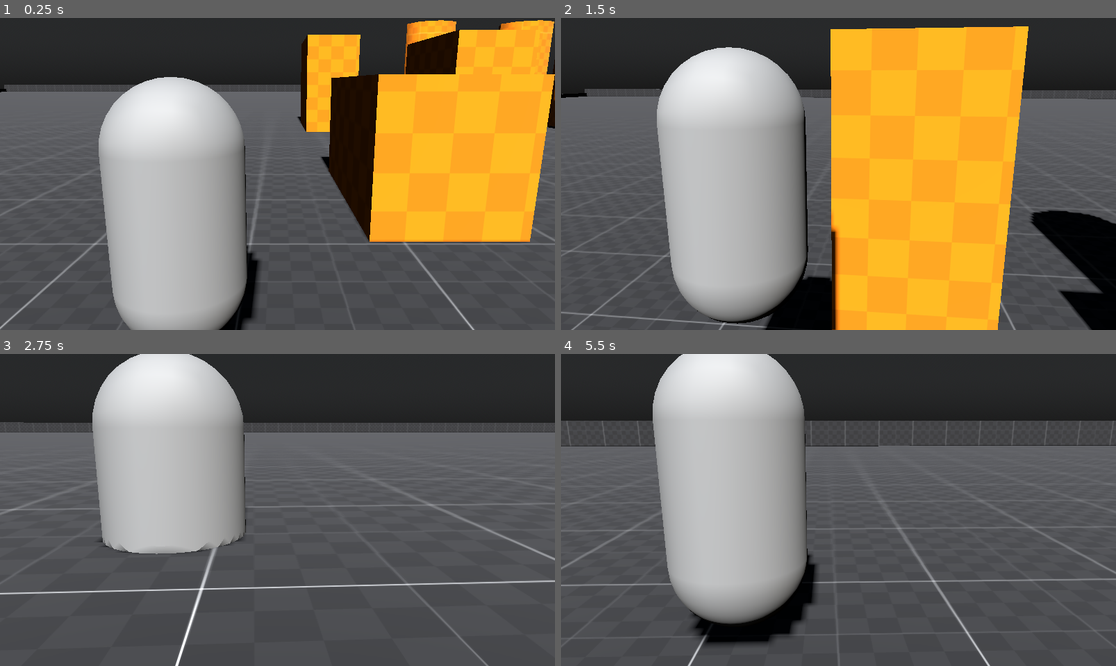
Above: before the commit, frames 1-4 (two rows, left to right).
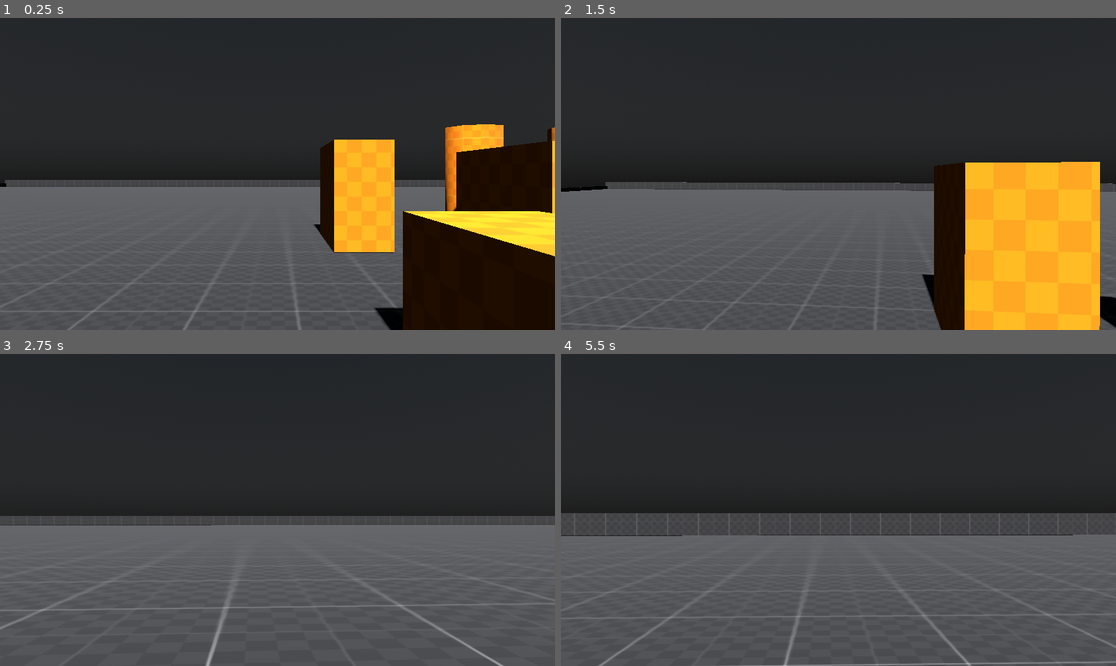
Above: after the commit, the same moments.

Repository: romanmdo/fps_prototype
Game: Godot game, scene res://prototype_scenes/prototipo_mundo.tscn
Same seed, same stepped clock (60 frames per second), same inputs: the game is played once before the commit and once after it. The project has no main scene, so this scene is started directly.
Inputs (mouse positions are in pixels of both pictures, inside the frame that each line leads up to):
- Up to frame 1 (0.25 s): no input
- Up to frame 2 (1.5 s): move the mouse to (866, 174) at 0.52 s; hold Ctrl (crouch) 0.53-1.28 s; hold W (move_forward) from 0.53 s (still down); tap Space (jump) at 0.77 s; move the mouse to (810, 174) at 1.27 s; tap Ctrl (crouch) at 1.35 s
- Up to frame 3 (2.75 s): keep holding W (move_forward); tap Space (jump) at 1.52 s; move the mouse to (288, 503) at 2.02 s; hold Ctrl (crouch) from 2.03 s (still down)
- Up to frame 4 (5.5 s): keep holding W (move_forward); move the mouse to (832, 516) at 2.77 s; release Ctrl (crouch) at 2.78 s; tap Ctrl (crouch) at 2.85, 4.35 s; tap Space (jump) at 3.02, 3.77, 4.52 s; move the mouse to (877, 513) at 3.52 s; hold Ctrl (crouch) 3.53-4.28 s; move the mouse to (794, 506) at 4.27 s; move the mouse to (844, 510) at 5.02 s; hold Ctrl (crouch) from 5.03 s (still down)

The runs differ from the first frame. In frame 1, 65% of the frame differs, in the area x 0-100%, y 0-100%; in frame 2, 70%, in the area x 0-100%, y 2-100%; in frame 3, 41%; in frame 4, 47%.

Commit message:
fix: arreglando agache

Diff:
--- a/prototype_scenes/prototipo_player.gd
+++ b/prototype_scenes/prototipo_player.gd
@@ -8,7 +8,7 @@
 
 @export var crouch_speed_multiplier := 0.5
 @export var crouch_height := 1.0
-@export var stand_height := 0.5
+@export var stand_height := 1.8
 @export var crouch_lerp_speed := 8.0
 
 var is_crouching := false
@@ -45,15 +45,16 @@
 	if Input.is_action_pressed("move_right"):
 		input_dir += transform.basis.x
 	if Input.is_action_pressed("crouch"):
+		is_crouching = true
+	else:
 		is_crouching = false
-	else:
-		is_crouching = true
 
 	# ____ Agacharse (crouch) ____ #
 	var target_height = crouch_height if is_crouching else stand_height
 
 	var capsule = $Collision.shape
 	capsule.height = lerp(capsule.height, target_height, delta * crouch_lerp_speed)
+	$Collision.position.y = capsule.height / 2.0
 
 	var camera_target_y = crouch_height if is_crouching else stand_height
 	$Camera3D.position.y = lerp(
--- a/prototype_scenes/prototipo_player.tscn
+++ b/prototype_scenes/prototipo_player.tscn
@@ -1,8 +1,6 @@
 [gd_scene format=3 uid="uid://b0uci22fdyhda"]
 
 [ext_resource type="Script" uid="uid://bmwv6skk3buvp" path="res://prototype_scenes/prototipo_player.gd" id="1_ol0b2"]
-
-[sub_resource type="CapsuleMesh" id="CapsuleMesh_mush7"]
 
 [sub_resource type="CapsuleShape3D" id="CapsuleShape3D_ayji1"]
 
@@ -10,12 +8,9 @@
 transform = Transform3D(0.5, 0, 0, 0, 0.5, 0, 0, 0, 0.5, 0, 0, 0)
 script = ExtResource("1_ol0b2")
 
-[node name="MeshInstance3D" type="MeshInstance3D" parent="." unique_id=177567504]
-mesh = SubResource("CapsuleMesh_mush7")
-
 [node name="Collision" type="CollisionShape3D" parent="." unique_id=356328000]
 shape = SubResource("CapsuleShape3D_ayji1")
 
 [node name="Camera3D" type="Camera3D" parent="." unique_id=974741069]
-transform = Transform3D(2, 0, 0, 0, 1.9497249, 0.44561553, 0, -0.44561553, 1.9497249, 0.73327374, 0.68948543, 2.8362875)
+transform = Transform3D(2, 0, 0, 0, 2, 0, 0, 0, 2, 0, 0.31606638, -0.1313352)
 fov = 42.472378
